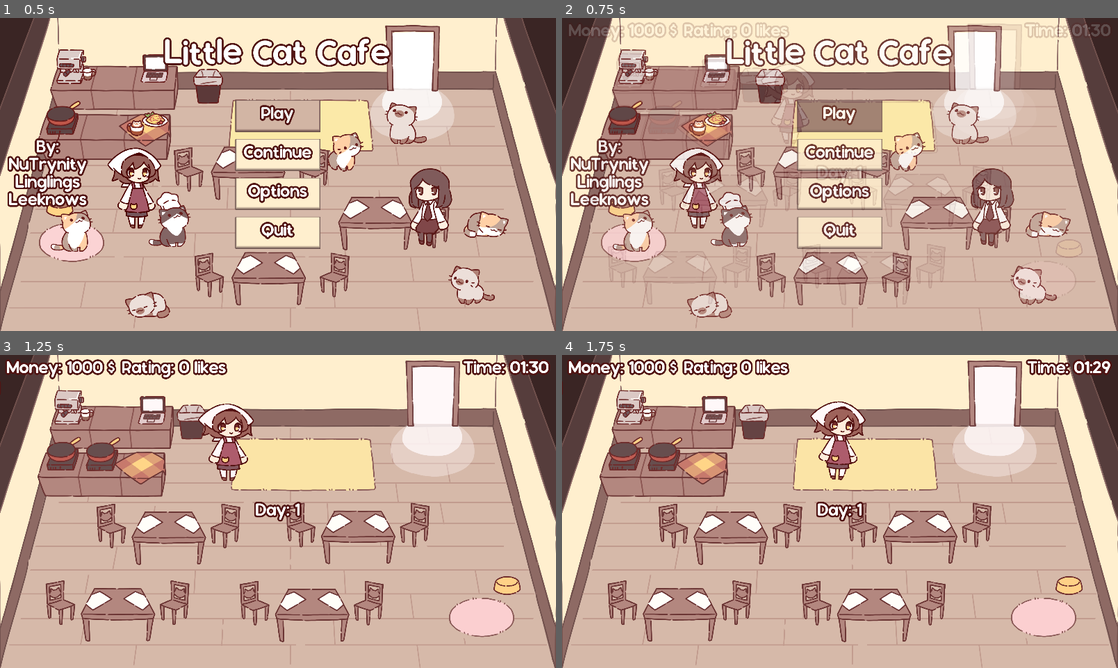
Above: before the commit, frames 1-4 (two rows, left to right).
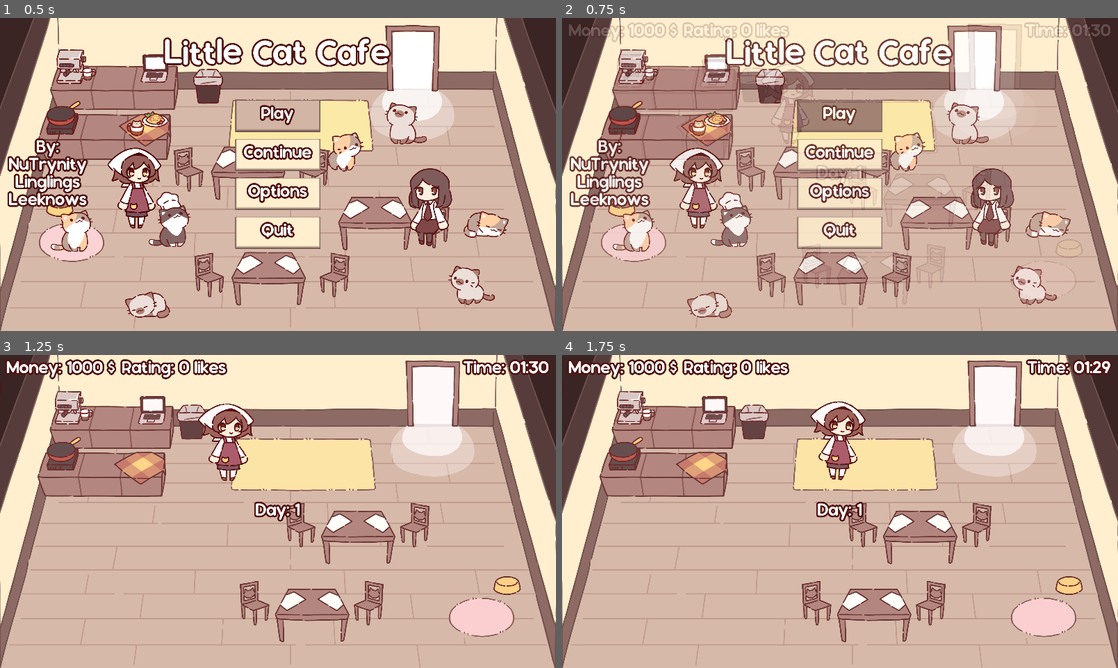
Above: after the commit, the same moments.

Repository: NuTrynity/Little-Cat-Cafe
Game: Godot game, scene res://Nodes/UI/main_menu.tscn
Same seed, same stepped clock (60 frames per second), same inputs: the game is played once before the commit and once after it.
Inputs (mouse positions are in pixels of both pictures, inside the frame that each line leads up to):
- Up to frame 1 (0.5 s): no input
- Up to frame 2 (0.75 s): click "Play" at 0.5 s
- Up to frame 3 (1.25 s): no input
- Up to frame 4 (1.75 s): move the mouse to (962, 495) at 1.27 s; hold Right (move_right) from 1.28 s (still down); hold E (interact) from 1.28 s (still down); click (962, 495) at 1.42 s

Frame 1 is identical in both runs. In frame 2, 0.9% of the frame differs, in the area x 8-44%, y 11-92%; in frame 3, 4.8%; in frame 4, 4.8%.

Commit message:
scene loads objects

Diff:
--- a/Scripts/AutoLoads/Global_Script.gd
+++ b/Scripts/AutoLoads/Global_Script.gd
@@ -63,3 +63,21 @@
 		"node" : "res://Nodes/CharacterNodes/orange_cat.tscn"
 	},
 }
+
+var items_owned : Dictionary = {
+	"table" : {
+		"owned" : 2,
+		"positions" : [Vector2(1650,892), Vector2(1438,1251), Vector2(778, 896), Vector2(544, 1249)],
+		"node" : "res://Nodes/ObjectNodes/table.tscn"
+	},
+	"frypan" : {
+		"owned" : 1,
+		"positions" : [Vector2(-171,-140), Vector2(10,-138)],
+		"node" : "res://Nodes/ObjectNodes/fryPan.tscn"
+	},
+	"coffee machine" : {
+		"owned" : 1,
+		"positions" : [Vector2(-207.22,-121.65), Vector2(-17.526,-121.65)],
+		"node" : "res://Nodes/ObjectNodes/coffee_machine.tscn"
+	}
+}
--- a/Scripts/scene_0.gd
+++ b/Scripts/scene_0.gd
@@ -11,7 +11,11 @@
 	save_loader.save_game()
 	gameplay_stream.play()
 
+	load_scene()
+
+func load_scene():
 	load_cats()
+	load_objects()
 
 func load_cats():
 	var shop = GlobalScript.shop
@@ -22,3 +26,24 @@
 			get_tree().get_root().get_node("scene_0").add_child(cat)
 			cat.global_position = cat.aiMvt.choose_random_point()
 			#cat.global_position = get_tree().get_root().get_node("scene_0/Door/LeaveArea").global_position
+
+func load_objects():
+	var items = GlobalScript.items_owned
+
+	# spawn tables
+	spawn_objects(self, items, "table")
+
+	#spawn frypans
+	spawn_objects($KitchenCounter2, items, "frypan")
+
+	#spawn coffee machines
+	spawn_objects($KitchenCounter, items, "coffee machine")
+
+func spawn_objects(parent: Node2D, items : Dictionary, name : String):
+	var objects = items[name]
+	var count = objects["owned"]
+	for n in range(count):
+		var obj_node = load(objects["node"])
+		var obj = obj_node.instantiate() as Node2D
+		parent.add_child(obj)
+		obj.position = objects["positions"][n]
--- a/scene_0.tscn
+++ b/scene_0.tscn
@@ -1,11 +1,9 @@
-[gd_scene load_steps=24 format=3 uid="uid://bi18vgrte8p7r"]
+[gd_scene load_steps=21 format=3 uid="uid://bi18vgrte8p7r"]
 
 [ext_resource type="PackedScene" uid="uid://ccd36gjbdqg85" path="res://Nodes/CharacterNodes/player.tscn" id="1_5ew65"]
 [ext_resource type="Script" path="res://Scripts/scene_0.gd" id="1_6dqke"]
 [ext_resource type="PackedScene" uid="uid://vw6lgh060txv" path="res://Nodes/ObjectNodes/kitchenCounter.tscn" id="3_4pwpb"]
-[ext_resource type="PackedScene" uid="uid://yom2vulkaxjp" path="res://Nodes/ObjectNodes/coffee_machine.tscn" id="3_gcijj"]
 [ext_resource type="PackedScene" uid="uid://tqd0mxisnb8a" path="res://Nodes/ObjectNodes/computer.tscn" id="4_te6tn"]
-[ext_resource type="PackedScene" uid="uid://cm422xf5fxbvw" path="res://Nodes/ObjectNodes/fryPan.tscn" id="5_8y7s3"]
 [ext_resource type="PackedScene" uid="uid://dn7syyuqpvd4a" path="res://Nodes/ObjectNodes/pickup_tablecloth.tscn" id="5_mbm84"]
 [ext_resource type="PackedScene" uid="uid://cpejkpxtal6m5" path="res://Nodes/ObjectNodes/garbage_bin.tscn" id="6_ye04p"]
 [ext_resource type="PackedScene" uid="uid://dmnkhyslm7yvd" path="res://Nodes/Components/cat_manager.tscn" id="7_mn2jt"]
@@ -13,7 +11,6 @@
 [ext_resource type="PackedScene" uid="uid://bngeckmou6uko" path="res://Nodes/ObjectNodes/cat_bowl.tscn" id="8_splhs"]
 [ext_resource type="Texture2D" uid="uid://cof84450vlo1w" path="res://Sprites/room.png" id="9_lubdl"]
 [ext_resource type="PackedScene" uid="uid://b2soaa4584xu4" path="res://Nodes/ObjectNodes/door.tscn" id="14_1augc"]
-[ext_resource type="PackedScene" uid="uid://cubfrbk4ecgv4" path="res://Nodes/ObjectNodes/table.tscn" id="14_l1tow"]
 [ext_resource type="PackedScene" uid="uid://i145yj5f8vf5" path="res://Nodes/ObjectNodes/cat_carpet.tscn" id="16_6nit4"]
 [ext_resource type="AudioStream" uid="uid://bh3brjbcwn4o6" path="res://Assets/Music/Gameplay.wav" id="16_urv4l"]
 [ext_resource type="PackedScene" uid="uid://j8ettgplafog" path="res://Nodes/UI/game_condition.tscn" id="19_nxtfs"]
@@ -57,21 +54,11 @@
 position = Vector2(190.722, -125.773)
 scale = Vector2(1.03093, 1.03093)
 
-[node name="CoffeeMachine" parent="KitchenCounter" instance=ExtResource("3_gcijj")]
-position = Vector2(-207.216, -121.65)
-scale = Vector2(1.03093, 1.03093)
-
 [node name="KitchenCounter2" parent="." instance=ExtResource("3_4pwpb")]
 position = Vector2(467, 628)
 
 [node name="PickupTablecloth" parent="KitchenCounter2" instance=ExtResource("5_mbm84")]
 position = Vector2(179, -113)
-
-[node name="FryPan" parent="KitchenCounter2" instance=ExtResource("5_8y7s3")]
-position = Vector2(-171, -140)
-
-[node name="FryPan2" parent="KitchenCounter2" instance=ExtResource("5_8y7s3")]
-position = Vector2(10, -138)
 
 [node name="GarbageBin" parent="." instance=ExtResource("6_ye04p")]
 position = Vector2(883, 374)
@@ -94,18 +81,6 @@
 [node name="CollisionShape2D" type="CollisionShape2D" parent="StaticBody2D"]
 position = Vector2(1024, 778)
 shape = SubResource("RectangleShape2D_f7fjw")
-
-[node name="Table1" parent="." instance=ExtResource("14_l1tow")]
-position = Vector2(1650, 892)
-
-[node name="Table2" parent="." instance=ExtResource("14_l1tow")]
-position = Vector2(1438, 1251)
-
-[node name="Table3" parent="." instance=ExtResource("14_l1tow")]
-position = Vector2(778, 896)
-
-[node name="Table4" parent="." instance=ExtResource("14_l1tow")]
-position = Vector2(544, 1249)
 
 [node name="ChefNavigationRegion" type="NavigationRegion2D" parent="."]
 navigation_polygon = SubResource("NavigationPolygon_fydyt")
@@ -144,7 +119,3 @@
 position = Vector2(1389, 505)
 
 [node name="SaveLoader" parent="." instance=ExtResource("20_n7opd")]
-
-[editable path="Table1"]
-[editable path="Table1/chair2"]
-[editable path="Table1/chair1"]
